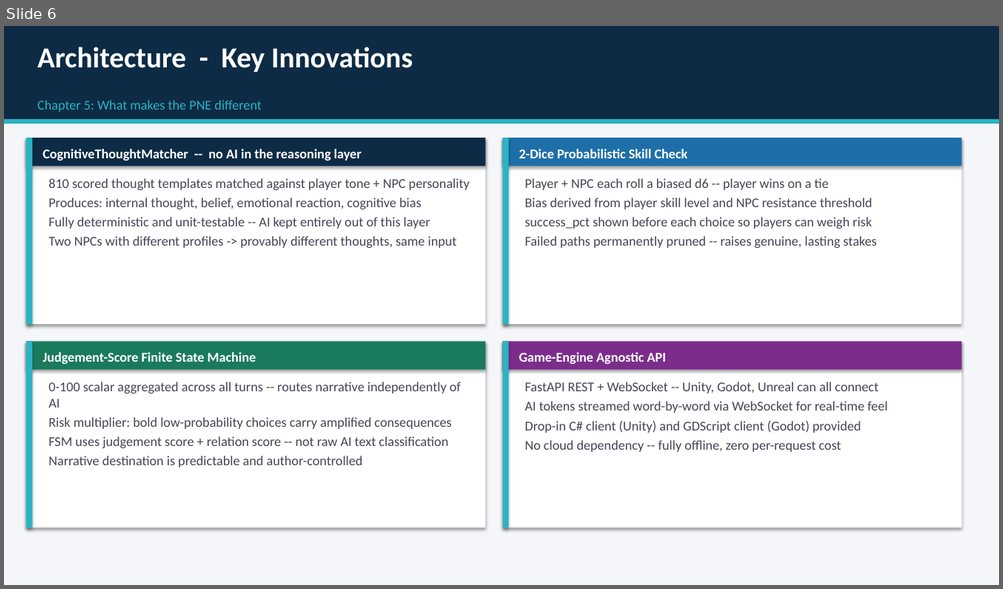
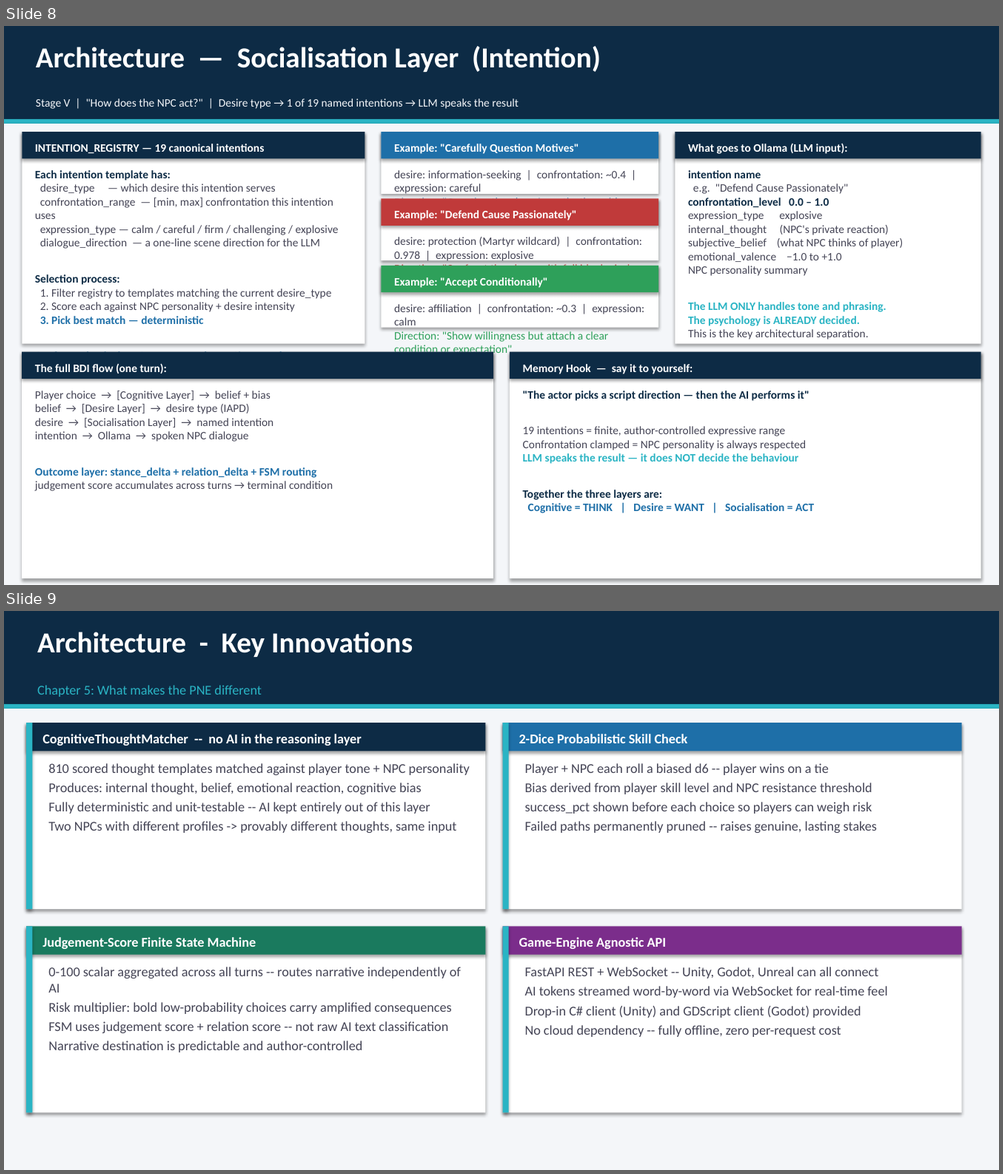
Before and after one commit to iiCHROME17/PNE, a slide deck: Dissertation/Materials/PNE_Presentation.pptx. Shown one above the other, each under a label of ours: slide 6 before the commit, slides 8 and 9 after it. The pictures are 1003x589 and 1003x1174 pixels, drawn with LibreOffice and Linux fonts; fonts in the diff are those of the drawing. Boxes give left, top, right and bottom in pixels: in the first picture for what was removed or moved away, otherwise in the second. Text is boxed around its words. In the diff, an @@ line names an element or a change of style, - is before the commit and + after.

```diff
--- a/Dissertation/Materials/PNE_Presentation.pptx
+++ b/Dissertation/Materials/PNE_Presentation.pptx
@@ slide 8 added at bbox=[4, 26, 999, 585], background #FFFFFF @@
@@ rectangle added at bbox=[4, 26, 999, 119], fill #0D2B45 @@
@@ text added at bbox=[36, 46, 600, 72], 28 pt, text #FFFFFF, bold @@
+Architecture — Socialisation Layer (Intention)
@@ text added at bbox=[36, 99, 518, 109], 11 pt, text #F4F6F9 @@
+Stage V | "How does the NPC act?" | Desire type → 1 of 19 named intentions → LLM speaks the result
@@ rectangle added at bbox=[4, 119, 999, 124], fill #2AB4C4 @@
@@ rectangle added at bbox=[4, 124, 999, 585], fill #F4F6F9 @@
@@ rectangle added at bbox=[22, 132, 364, 344], fill #FFFFFF @@
@@ rectangle added at bbox=[22, 132, 364, 158], fill #0D2B45 @@
@@ rectangle added at bbox=[381, 132, 658, 194], fill #FFFFFF @@
@@ rectangle added at bbox=[381, 132, 658, 158], fill #1E6FA8 @@
@@ rectangle added at bbox=[674, 132, 981, 344], fill #FFFFFF @@
@@ rectangle added at bbox=[674, 132, 981, 158], fill #0D2B45 @@
@@ text added at bbox=[35, 144, 264, 153], 11 pt, text #FFFFFF, bold @@
+INTENTION_REGISTRY — 19 canonical intentions
@@ text added at bbox=[394, 144, 579, 154], 11 pt, text #FFFFFF, bold @@
+Example: "Carefully Question Motives"
@@ text added at bbox=[688, 144, 848, 154], 11 pt, text #FFFFFF, bold @@
+What goes to Ollama (LLM input):
@@ text added at bbox=[35, 170, 338, 381], 11 pt, text #444455 @@
+Each intention template has:
+desire_type — which desire this intention serves
+confrontation_range — [min, max] confrontation this intention uses
+expression_type — calm / careful / firm / challenging / explosive
+dialogue_direction — a one-line scene direction for the LLM
+Selection process:
+1. Filter registry to templates matching the current desire_type
+2. Score each against NPC personality + desire intensity
+3. Pick best match — deterministic
+Confrontation is then CLAMPED to the NPC's natural range.
+Low assertion NPC → confrontation stays low even under protection desire.
@@ text added at bbox=[394, 170, 626, 221], 11 pt, text #444455 @@
+desire: information-seeking | confrontation: ~0.4 | expression: careful
+Direction: "Question the player's motivation with measured scepticism"
@@ text added at bbox=[688, 170, 902, 340], 11 pt, text #444455 @@
+intention name
+e.g. "Defend Cause Passionately"
+confrontation_level 0.0 – 1.0
+expression_type explosive
+internal_thought (NPC's private reaction)
+subjective_belief (what NPC thinks of player)
+emotional_valence −1.0 to +1.0
+NPC personality summary
+The LLM ONLY handles tone and phrasing.
+The psychology is ALREADY decided.
+This is the key architectural separation.
@@ rectangle added at bbox=[381, 199, 658, 261], fill #FFFFFF @@
@@ rectangle added at bbox=[381, 199, 658, 226], fill #C03A3A @@
@@ text added at bbox=[394, 210, 576, 221], 11 pt, text #FFFFFF, bold @@
+Example: "Defend Cause Passionately"
@@ text added at bbox=[394, 237, 642, 288], 11 pt, text #444455 @@
+desire: protection (Martyr wildcard) | confrontation: 0.978 | expression: explosive
+Direction: "Confront the player with full ideological intensity"
@@ rectangle added at bbox=[381, 266, 658, 327], fill #FFFFFF @@
@@ rectangle added at bbox=[381, 266, 658, 292], fill #2EA05A @@
@@ text added at bbox=[394, 278, 548, 288], 11 pt, text #FFFFFF, bold @@
+Example: "Accept Conditionally"
@@ text added at bbox=[394, 304, 644, 357], 11 pt, text #2EA05A @@
+desire: affiliation | confrontation: ~0.3 | expression: calm
+Direction: "Show willingness but attach a clear condition or expectation"
@@ rectangle added at bbox=[22, 352, 493, 579], fill #FFFFFF @@
@@ rectangle added at bbox=[22, 352, 493, 379], fill #0D2B45 @@
@@ rectangle added at bbox=[509, 352, 981, 579], fill #FFFFFF @@
@@ rectangle added at bbox=[509, 352, 981, 379], fill #0D2B45 @@
@@ text added at bbox=[35, 363, 167, 374], 11 pt, text #FFFFFF, bold @@
+The full BDI flow (one turn):
@@ text added at bbox=[523, 364, 693, 375], 11 pt, text #FFFFFF, bold @@
+Memory Hook — say it to yourself:
@@ text added at bbox=[35, 391, 333, 491], 11 pt, text #444455 @@
+Player choice → [Cognitive Layer] → belief + bias
+belief → [Desire Layer] → desire type (IAPD)
+desire → [Socialisation Layer] → named intention
+intention → Ollama → spoken NPC dialogue
+Outcome layer: stance_delta + relation_delta + FSM routing
+judgement score accumulates across turns → terminal condition
@@ text added at bbox=[523, 391, 814, 514], 11 pt, text #444455, bold @@
+"The actor picks a script direction — then the AI performs it"
+19 intentions = finite, author-controlled expressive range
+Confrontation clamped = NPC personality is always respected
+LLM speaks the result — it does NOT decide the behaviour
+Together the three layers are:
+Cognitive = THINK | Desire = WANT | Socialisation = ACT
@@ what was slide 6 is now slide 9 @@
```
Also in this commit, not shown: 4 other slides added, 45 other files.
